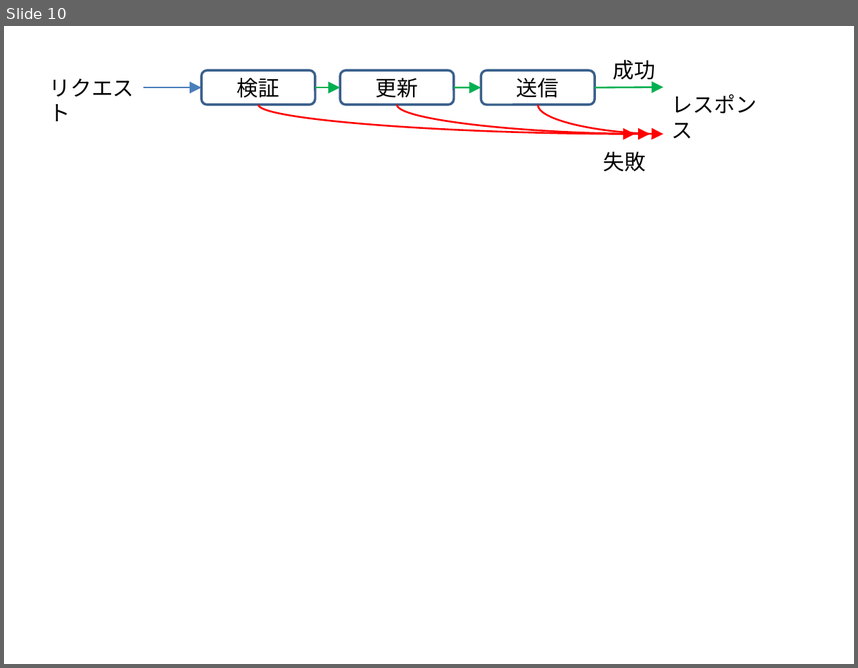
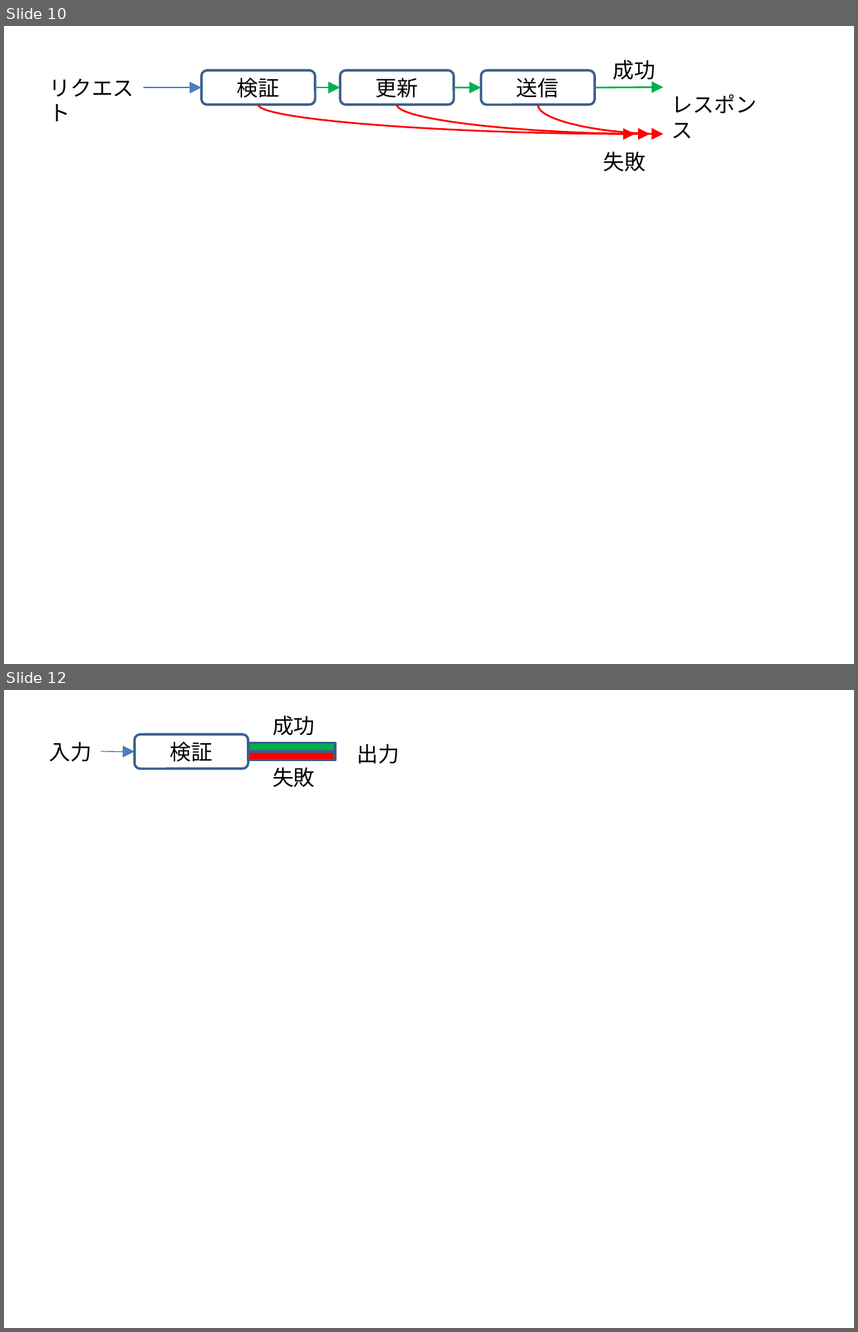
Before and after one commit to yukitos/notes, a slide deck: A_recipe_for_a_functional_app/Part1.pptx. Shown one above the other, each under a label of ours: slide 10 before the commit, slides 10 and 12 after it; the slides between them are not shown. The pictures are 858x668 and 858x1332 pixels, drawn with LibreOffice and Linux fonts; fonts in the diff are those of the drawing. Boxes give left, top, right and bottom in pixels: in the first picture for what was removed or moved away, otherwise in the second. Text is boxed around its words. In the diff, an @@ line names an element or a change of style, - is before the commit and + after.

```diff
--- a/A_recipe_for_a_functional_app/Part1.pptx
+++ b/A_recipe_for_a_functional_app/Part1.pptx
@@ slide 12 added at bbox=[4, 690, 854, 1328], background #FFFFFF @@
@@ text added at bbox=[272, 716, 315, 736], 18 pt, text #000000 @@
+成功
@@ text added at bbox=[49, 742, 92, 762], 18 pt, text #000000 @@
+入力
@@ arrow added from (101, 751) to (135, 751), #4B7EBC 0.75 pt @@
@@ rounded rectangle added at bbox=[135, 734, 249, 768], outline #3A5F8C 2 pt, 18 pt, text #000000 @@
+検証
@@ rectangle added at bbox=[248, 742, 335, 751], fill #00B050, outline #3A5F8C 2 pt @@
@@ rectangle added at bbox=[248, 751, 335, 760], fill #FF0000, outline #3A5F8C 2 pt @@
@@ text added at bbox=[357, 744, 400, 764], 18 pt, text #000000 @@
+出力
@@ text added at bbox=[272, 767, 315, 787], 18 pt, text #000000 @@
+失敗
```
Also in this commit, not shown: 3 other slides added, 8 other files.
